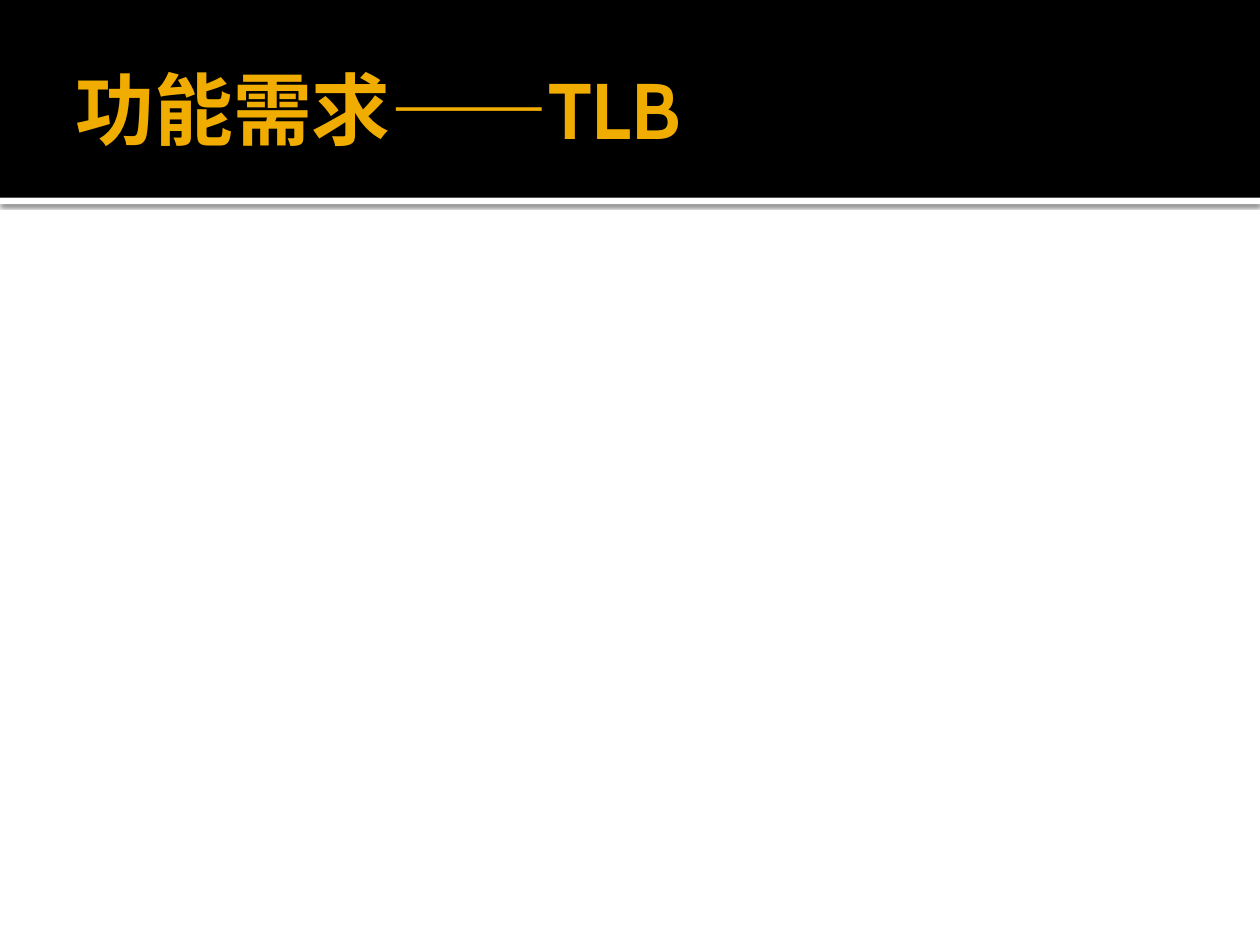
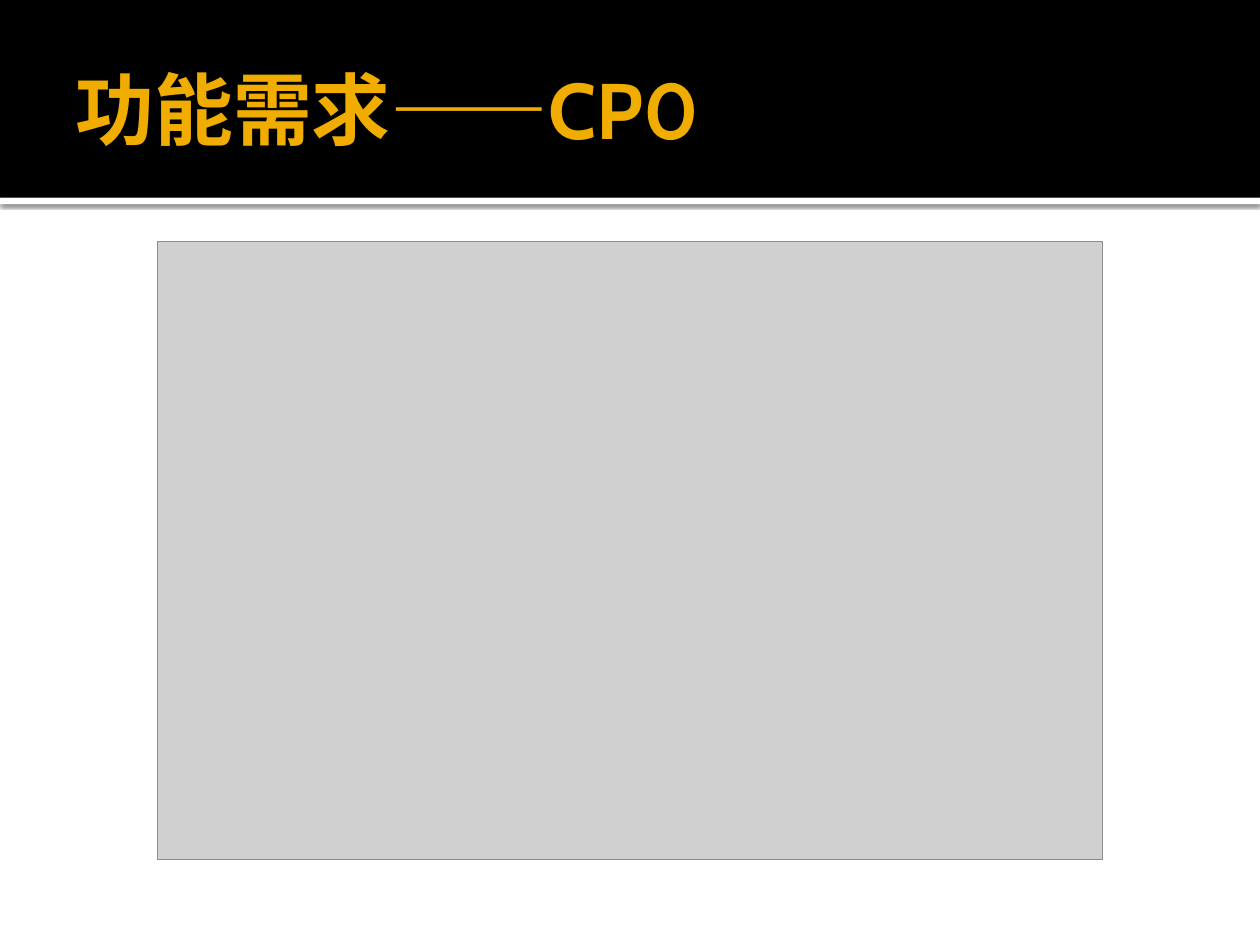
Before and after one commit to xwj95/Atom, a slide deck: slide 24 of report/requirement/32位MIPS综合实验项目需求分析.pptx (slide 12 before the commit). Drawn at 1260x945 pixels with LibreOffice and Linux fonts; fonts in the diff are those of the drawing; grey boxes stand for pictures. Boxes give left, top, right and bottom in pixels: in the first picture for what was removed or moved away, otherwise in the second. Text is boxed around its words. In the diff, an @@ line names an element or a change of style, - is before the commit and + after.

Commit message:
需求分析PPT第一稿

```diff
--- a/report/requirement/32位MIPS综合实验项目需求分析.pptx
+++ b/report/requirement/32位MIPS综合实验项目需求分析.pptx
@@ title at (76,72,699,146): text changed @@
-功能需求——TLB
+功能需求——CP0
@@ picture added at (158,241,1102,859) @@
```
Also in this commit, not shown: 20 other slides changed, 22 slides added, 1 slide removed.
